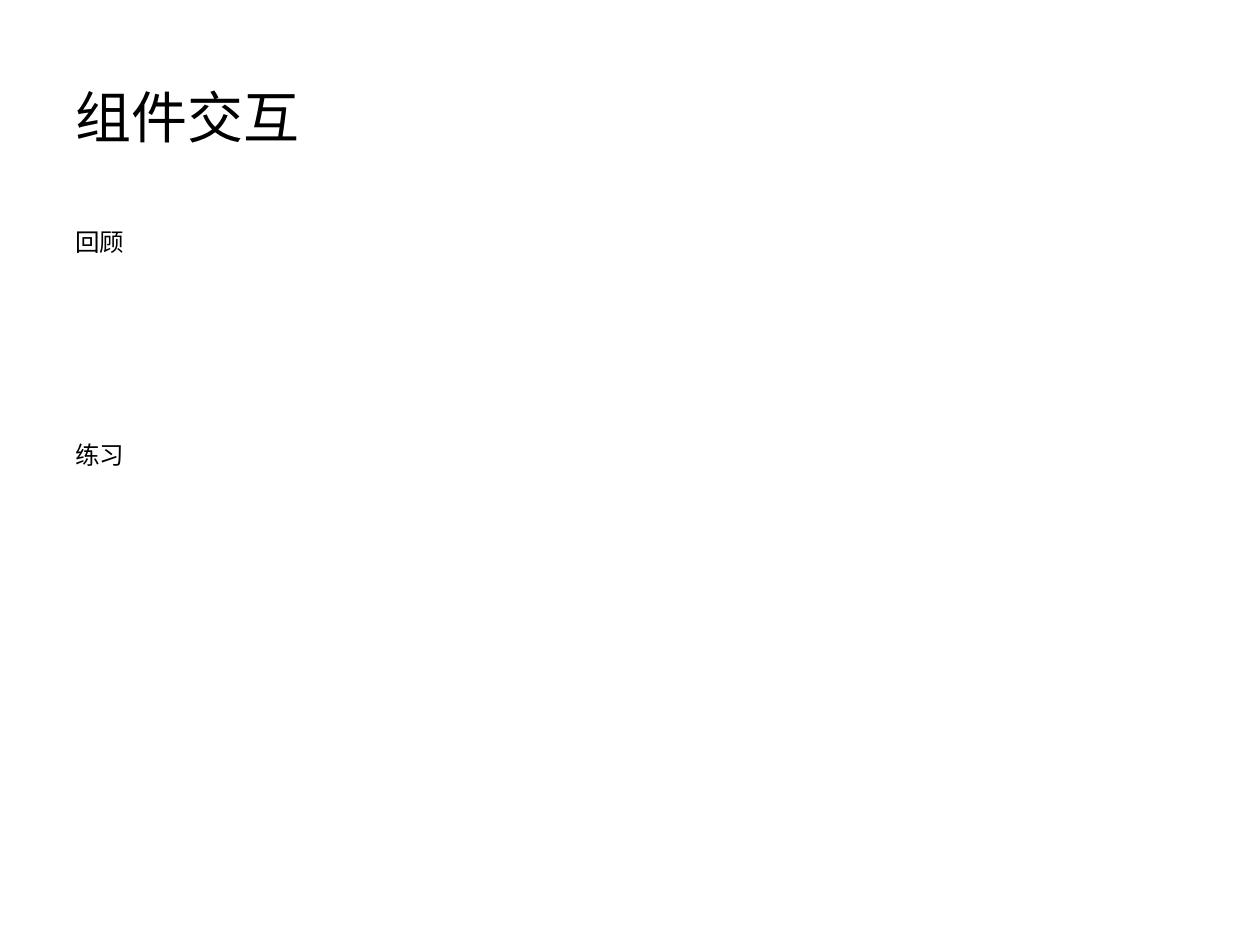
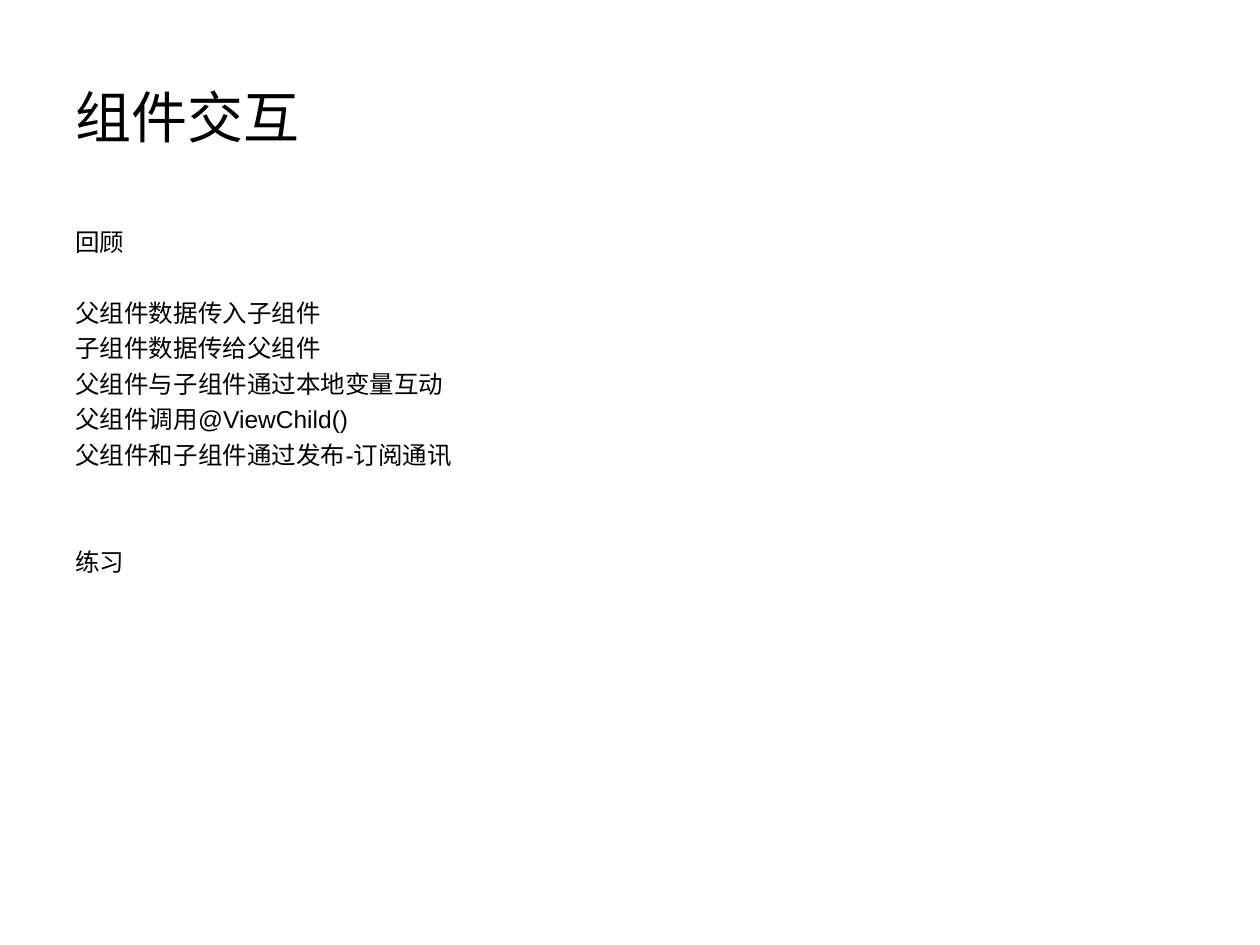
Before and after one commit to mypfly/angualr-demo, a slide deck: slide 23 of 新员工培训-孟义鹏.ppt. Drawn at 1260x945 pixels with LibreOffice and Linux fonts; fonts in the diff are those of the drawing. Boxes give left, top, right and bottom in pixels: in the first picture for what was removed or moved away, otherwise in the second. Text is boxed around its words. In the diff, an @@ line names an element or a change of style, - is before the commit and + after.

```diff
--- a/新员工培训-孟义鹏.ppt
+++ b/新员工培训-孟义鹏.ppt
@@ text at [75,301,452,466]: paragraphs added @@
+父组件数据传入子组件
+子组件数据传给父组件
+父组件与子组件通过本地变量互动
+父组件调用@ViewChild()
+父组件和子组件通过发布-订阅通讯
```
Also in this commit, not shown: 7 slides added, 1 slide removed.
